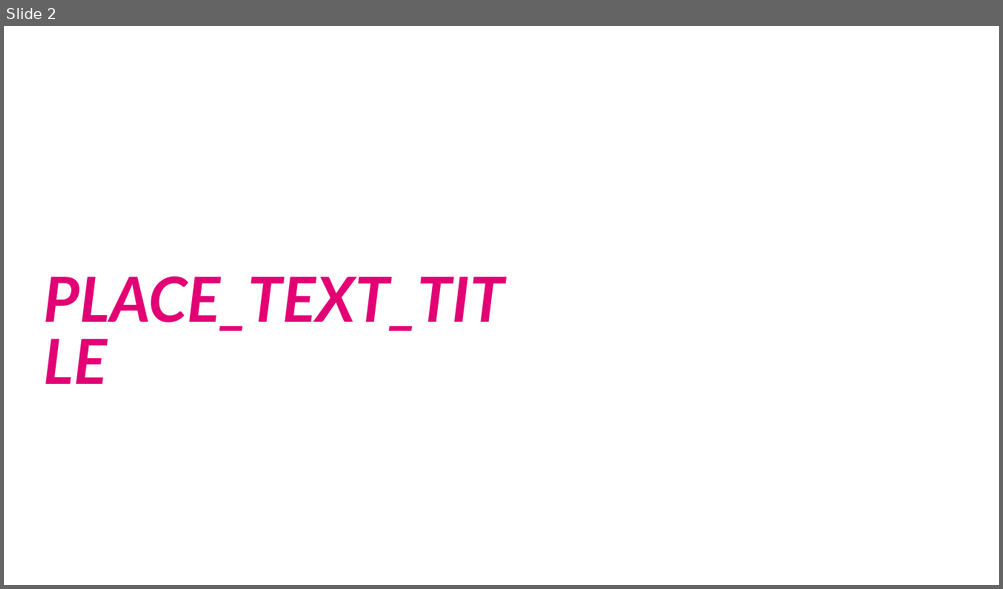
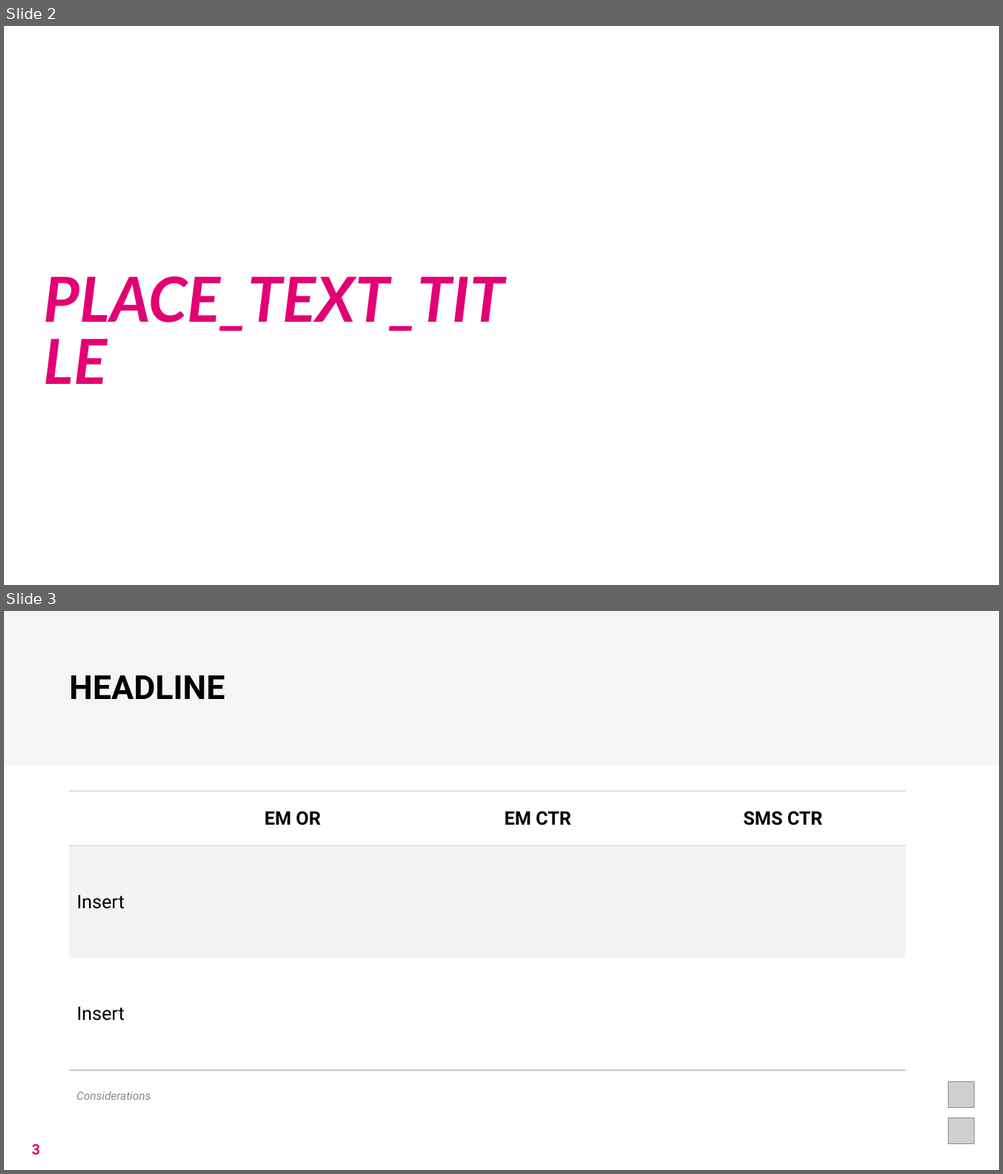
Before and after one commit to LobsterQBA/postpaid_automation, a slide deck: template.pptx. Shown one above the other, each under a label of ours: slide 2 before the commit, slides 2 and 3 after it. The pictures are 1003x589 and 1003x1174 pixels, drawn with LibreOffice and Linux fonts; fonts in the diff are those of the drawing; grey boxes stand for pictures; background and template pictures are left out. Boxes give left, top, right and bottom in pixels: in the first picture for what was removed or moved away, otherwise in the second. Text is boxed around its words. In the diff, an @@ line names an element or a change of style, - is before the commit and + after.

```diff
--- a/template.pptx
+++ b/template.pptx
@@ slide 3 added at <box>4,611,999,1170</box>, background #FFFFFF @@
@@ rectangle added at <box>4,611,999,821</box>, fill #000000 at 4% opacity @@
@@ text added at <box>69,675,225,699</box>, 32 pt, text #000000, bold @@
+HEADLINE
@@ rectangle added at <box>4,766,999,832</box>, fill #FFFFFF @@
@@ table added at <box>70,792,907,1071</box>, 3 rows, 4 columns @@
+ | EM OR | EM CTR | SMS CTR
+Insert |  |  | 
+Insert |  |  | 
@@ text added at <box>77,1091,151,1100</box>, 11 pt, text #8A8A8A, italic @@
+Considerations
@@ picture added at <box>948,1082,974,1109</box> @@
@@ picture added at <box>948,1119,974,1145</box> @@
@@ page number added at <box>32,1145,40,1156</box>, 14 pt, text #E20074, bold @@
+3
```
Also in this commit, not shown: 1 slide changed, 2 other slides added, 2 other files.
